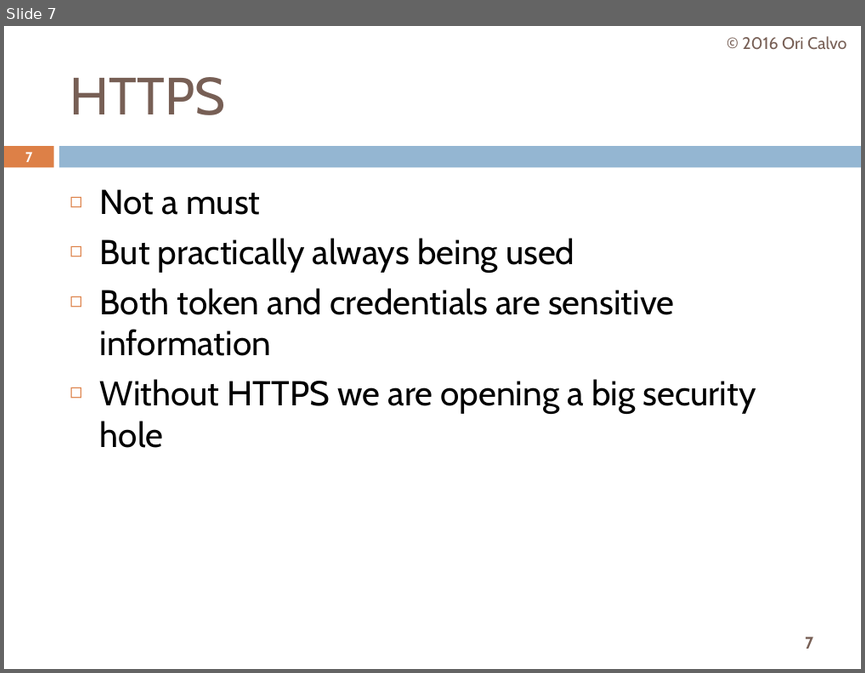
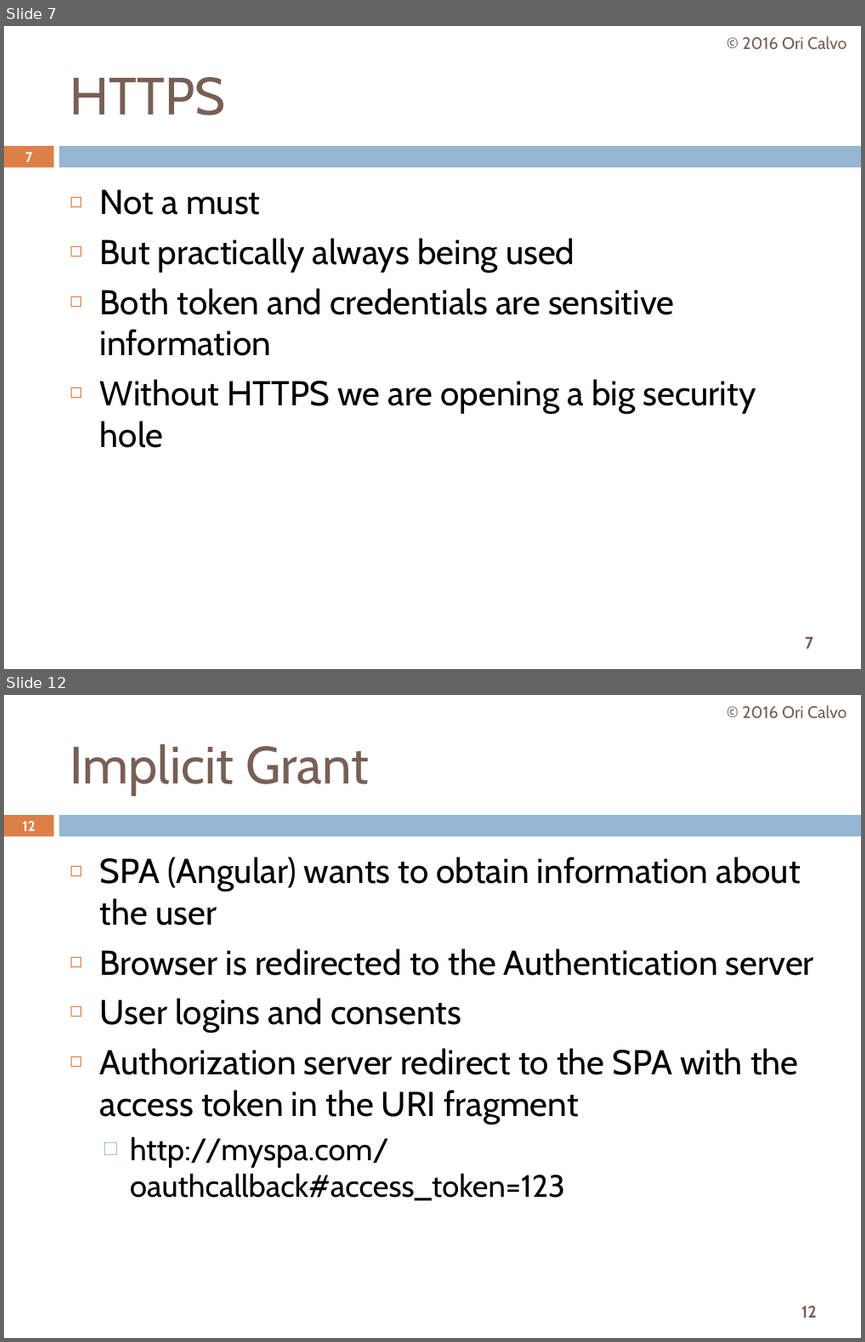
Before and after one commit to oricalvo/course-oauth, a slide deck: OAuth.pptx. Shown one above the other, each under a label of ours: slide 7 before the commit, slides 7 and 12 after it; the slides between them are not shown. The pictures are 865x673 and 865x1342 pixels, drawn with LibreOffice and Linux fonts; fonts in the diff are those of the drawing. Boxes give left, top, right and bottom in pixels: in the first picture for what was removed or moved away, otherwise in the second. Text is boxed around its words. In the diff, an @@ line names an element or a change of style, - is before the commit and + after.

```diff
--- a/OAuth.pptx
+++ b/OAuth.pptx
@@ slide 12 added at [4,695,861,1338], background #FFFFFF; not listed: 3 template elements that a slide beside it also shows @@
@@ text added at [742,705,846,719], 14 pt, text #775F55 @@
+© 2016 Ori Calvo
@@ title added at [69,744,369,795], 44 pt, text #775F55 @@
+Implicit Grant
@@ page number added at [23,821,35,831], 11.9 pt, text #FFFFFF, bold @@
+12
@@ text added at [100,857,814,1201], 29 pt, text #000000 @@
+◻ SPA (Angular) wants to obtain information about the user
+◻ Browser is redirected to the Authentication server
+◻ User logins and consents
+◻ Authorization server redirect to the SPA with the access token in the URI fragment
+  □ http://myspa.com/oauthcallback#access_token=123
```
Also in this commit, not shown: 6 slides changed, 8 other slides added.
